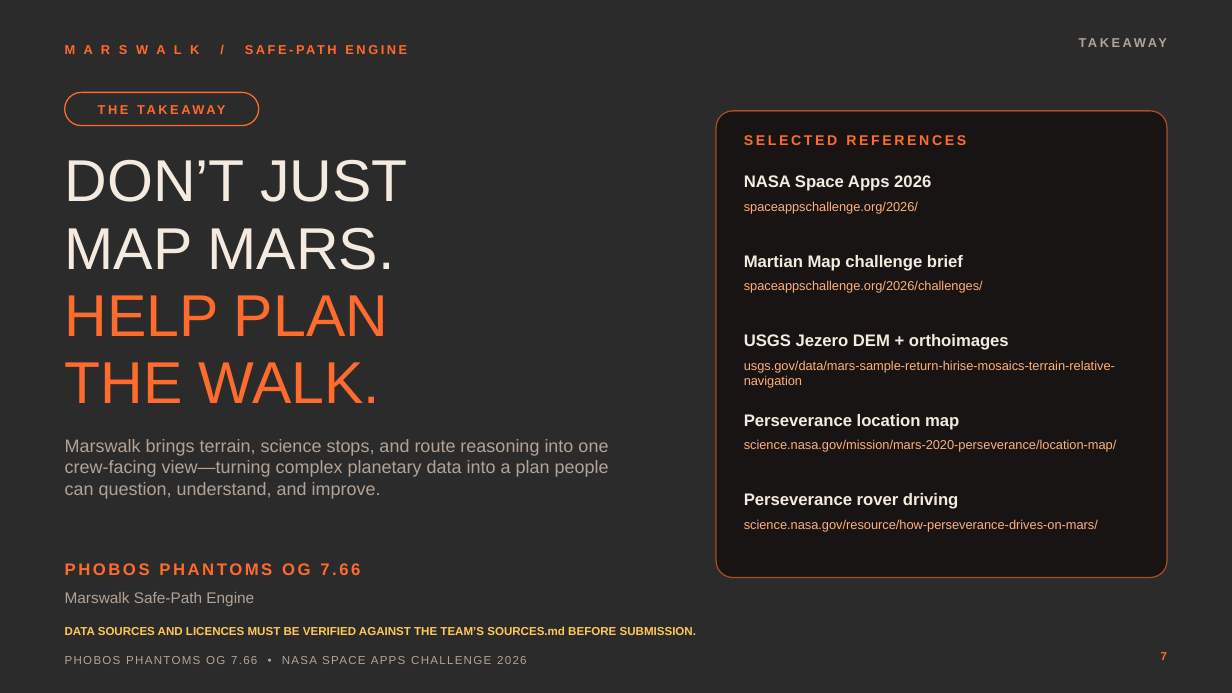
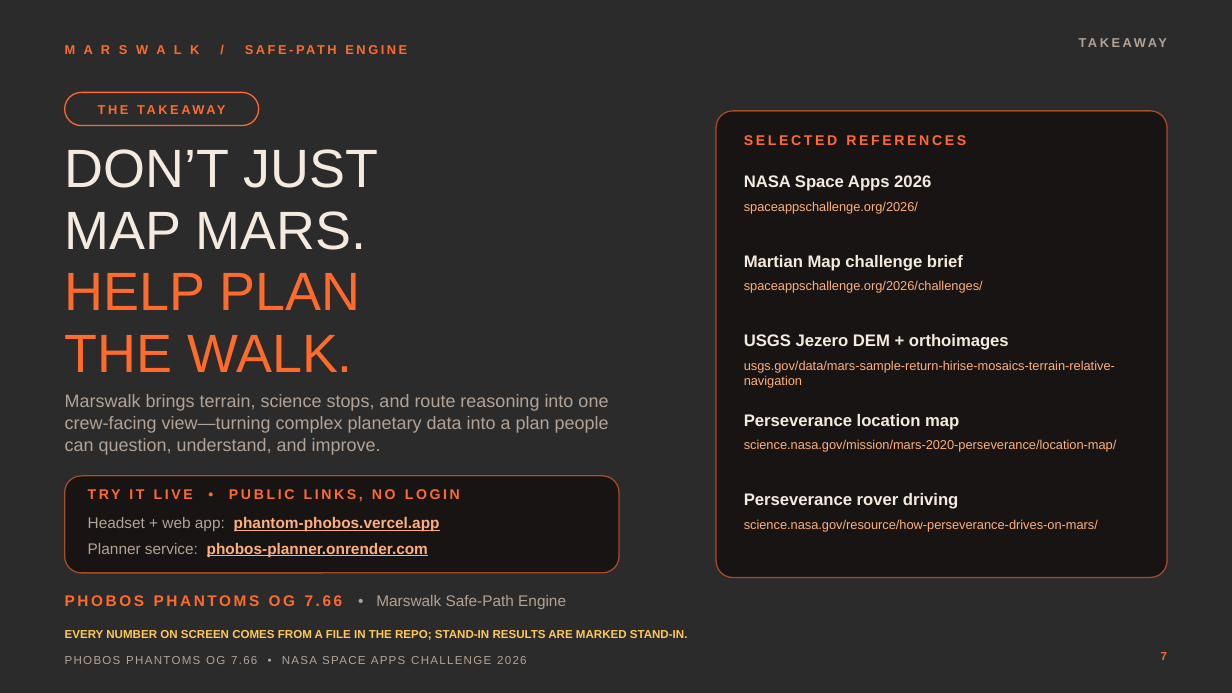
Before and after one commit to mahyda07/phobos-phantoms, a slide deck: slide 7 of submission/Marswalk-Presentation.pptx. Drawn at 1232x693 pixels with LibreOffice and Linux fonts; fonts in the diff are those of the drawing; background and template pictures are left out; a plain dark background stands for a picture behind light text. Boxes give left, top, right and bottom in pixels: in the first picture for what was removed or moved away, otherwise in the second. Text is boxed around its words. In the diff, an @@ line names an element or a change of style, - is before the commit and + after.

Commit message:
P[6]-Updated Presentation-Screenshots added

```diff
--- a/submission/Marswalk-Presentation.pptx
+++ b/submission/Marswalk-Presentation.pptx
@@ text "DON’T JUST": place and size @@
-text "DON’T JUST" at [65,159,407,403]
+text "DON’T JUST" at [65,149,378,372]
@@ text "DON’T JUST" at [65,149,378,372]: size 46 to 42 pt @@
@@ text "Marswalk brings terrain, science stops, ...": place and size @@
-text "Marswalk brings terrain, science stops, ..." at [65,439,609,499]
+text "Marswalk brings terrain, science stops, ..." at [65,394,609,455]
@@ rounded rectangle added at [65,476,619,573], fill #15100E at 82% opacity, outline #FF6B2D 1 pt @@
@@ text added at [88,489,460,502], 11 pt, text #FF6B2D, bold @@
+TRY IT LIVE • PUBLIC LINKS, NO LOGIN
@@ text added at [88,517,440,531], 12 pt, text #FFB07A, bold, underline @@
+Headset + web app: phantom-phobos.vercel.app
@@ text added at [88,543,428,557], 12 pt, text #FFB07A, bold, underline @@
+Planner service: phobos-planner.onrender.com
@@ text at [65,595,566,609]: text changed; size 13 to 12 pt; text colour #FF6B2D to #B3A396; bold off @@
-PHOBOS PHANTOMS OG 7.66
+PHOBOS PHANTOMS OG 7.66 • Marswalk Safe-Path Engine
@@ text removed at [65,592,254,606] @@
-Marswalk Safe-Path Engine
@@ text removed at [65,626,696,635] @@
-DATA SOURCES AND LICENCES MUST BE VERIFIED AGAINST THE TEAM’S SOURCES.md BEFORE SUBMISSION.
@@ text added at [65,630,688,640], 9 pt, text #FFC857, bold @@
+EVERY NUMBER ON SCREEN COMES FROM A FILE IN THE REPO; STAND-IN RESULTS ARE MARKED STAND-IN.
```
Also in this commit, not shown: 5 other slides changed, 1 slide added, 1 slide removed, 13 other files.
